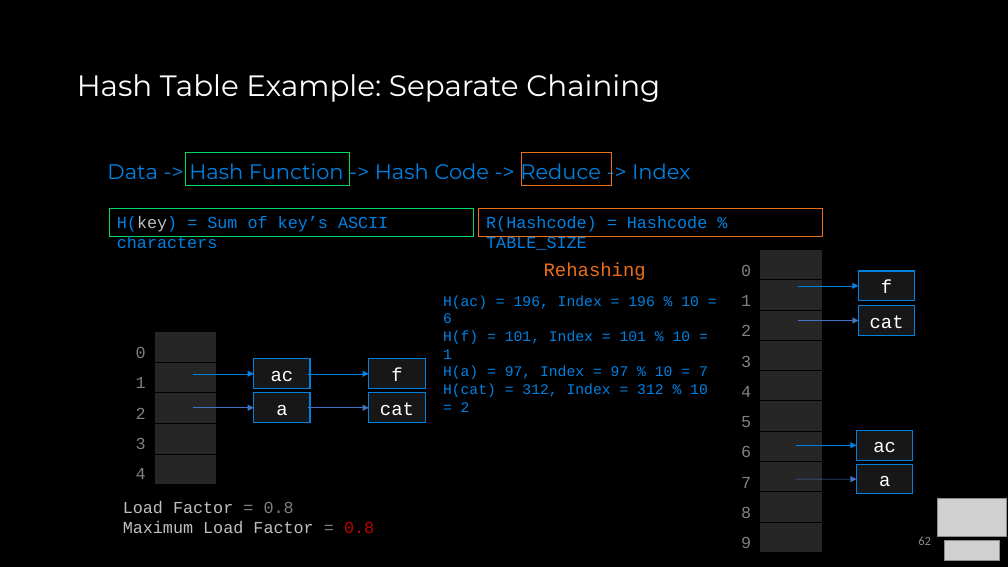
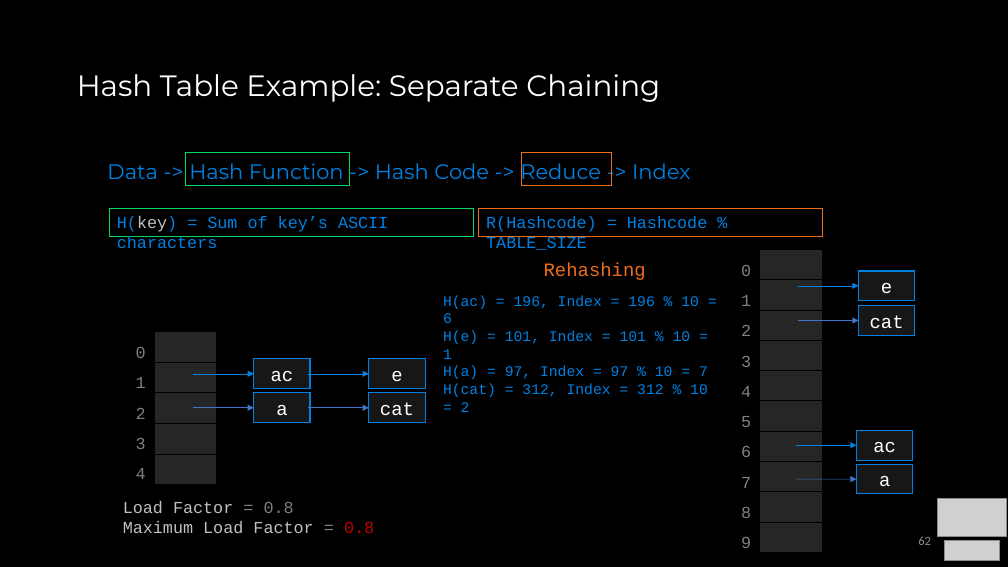
Before and after one commit to COP3530/Instructional-Content, a slide deck: slide 62 of Slides/Slides-PPT/7 - Sets, Maps, HashTables.pptx. Drawn at 1008x567 pixels with LibreOffice and Linux fonts; fonts in the diff are those of the drawing; grey boxes stand for pictures. Boxes give left, top, right and bottom in pixels: in the first picture for what was removed or moved away, otherwise in the second. Text is boxed around its words. In the diff, an @@ line names an element or a change of style, - is before the commit and + after.

```diff
--- a/Slides/Slides-PPT/7 - Sets, Maps, HashTables.pptx
+++ b/Slides/Slides-PPT/7 - Sets, Maps, HashTables.pptx
@@ text in rectangle at [881, 283, 892, 293]: text changed @@
-f
+e
@@ text at [443, 330, 691, 359]: text changed @@
-H(f) = 101, Index = 101 % 10 = 1
+H(e) = 101, Index = 101 % 10 = 1
@@ text in rectangle at [391, 371, 402, 381]: text changed @@
-f
+e
```
Also in this commit, not shown: 20 other slides changed, 1 other file.
